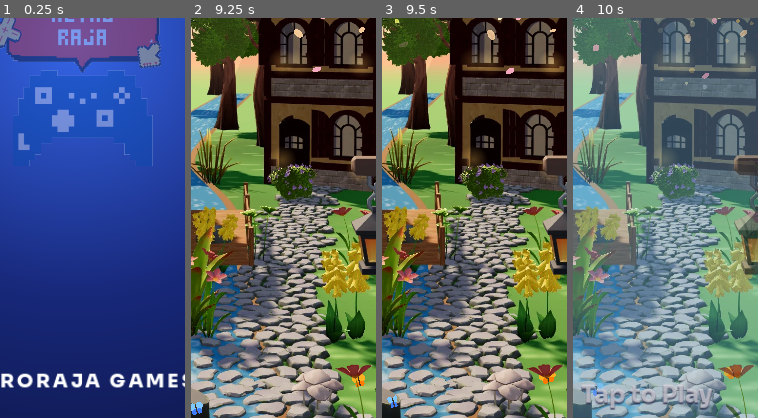
Above: before the commit, frames 1-4 (left to right).
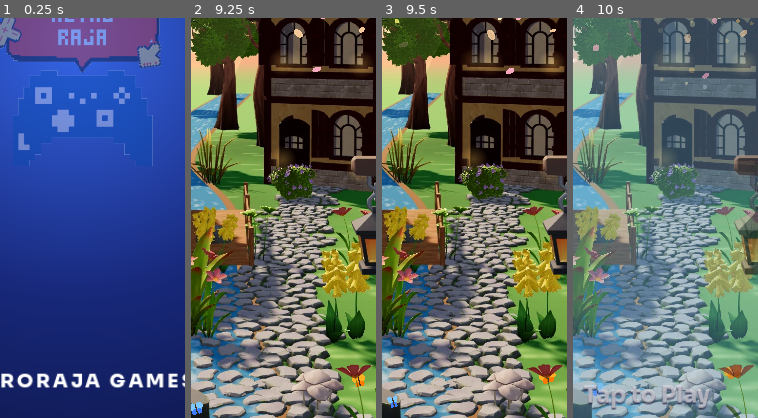
Above: after the commit, the same moments.

Repository: Retroraja/Crackers-Match
Game: Godot game, scene res://app.tscn
Two runs of this game, one before a commit and one after it. Both use one fixed random seed, a clock stepped at 60 frames per second and the inputs below.
Inputs (mouse positions are % of the whole screen's width and height, from its top left):
- Up to frame 1 (0.25 s): no input
- Up to frame 2 (9.25 s): move the mouse to (72, 45) at 0.52 s; click (72, 45) at 0.67 s; drag from (30, 55) to (45, 70) at 1.27 s; tap Enter at 2 s; move the mouse to (60, 28) at 2.02 s; click (60, 28) at 2.17 s; drag from (45, 70) to (20, 35) at 2.77 s; move the mouse to (80, 65) at 3.52 s; click (80, 65) at 3.67 s; drag from (20, 35) to (35, 25) at 4.27 s; move the mouse to (55, 50) at 5.02 s; click (55, 50) at 5.17 s; drag from (35, 25) to (30, 55) at 5.77 s; move the mouse to (72, 45) at 6.52 s; click (72, 45) at 6.67 s; drag from (30, 55) to (45, 70) at 7.27 s; move the mouse to (60, 28) at 8.02 s; click (60, 28) at 8.17 s; drag from (45, 70) to (20, 35) at 8.77 s
- Up to frame 3 (9.5 s): no input
- Up to frame 4 (10 s): move the mouse to (80, 65) at 9.52 s; click (80, 65) at 9.67 s
The pictures show only the part of the screen within x 30-80%, y 39-89%; the shares and areas given below are measured in that part.

Frames 1-3 are identical in both runs. In frame 4, 0.8% of the frame differs, in the area x 4-76%, y 91-98%.

Commit message:
WIP: pack SVGs in APK (hand, locks), Tap to Play blinks, booster order, grey locked boosters, new Golden Matchbox card (unchecked) [skip ci]
Co-Authored-By: Claude Opus 5.5 <noreply@anthropic.com>
Claude-Session: https://claude.ai/code/session_01JoFRX2jxjs8urZMTsPNHow

Diff:
--- a/godot/scripts/app/app_fx.gd
+++ b/godot/scripts/app/app_fx.gd
@@ -169,6 +169,30 @@
 
 
 # ---------------------------------------------------------------- small fireworks (winBurst / winFx)
+# slowly turning light rays (sunburst) behind an icon
+class Rays extends Control:
+	var n := 12
+	var col := Color(1, 0.85, 0.4, 0.5)
+	var spin := 0.5
+	var a := 0.0
+	func _init() -> void:
+		mouse_filter = Control.MOUSE_FILTER_IGNORE
+		var m := CanvasItemMaterial.new()
+		m.blend_mode = CanvasItemMaterial.BLEND_MODE_ADD
+		material = m
+	func _process(dt: float) -> void:
+		a += dt * spin
+		queue_redraw()
+	func _draw() -> void:
+		var c := size / 2
+		var r := minf(size.x, size.y) / 2
+		for i in n:
+			var t := a + TAU * i / n
+			var w := PI / n * 0.55
+			draw_colored_polygon(PackedVector2Array([c, c + Vector2(cos(t - w), sin(t - w)) * r, c + Vector2(cos(t + w), sin(t + w)) * r]),
+				col, PackedVector2Array(), null)
+		draw_circle(c, r * 0.42, Color(col.r, col.g, col.b, col.a * 0.5))
+
 # win screen: the man shows only above the line y = top and inside the ring (web winguy mask)
 class RingMask extends Control:
 	var top := 430.0
--- a/godot/scripts/app/cm_app.gd
+++ b/godot/scripts/app/cm_app.gd
@@ -13,7 +13,7 @@
 const LBL := {"matchbox": "Colour Matchbox", "rocket": "Rocket", "flowerpot": "Flowerpot", "chakra": "Ground Chakra", " …(187 unchanged characters)…
 const PRICE := {"matchbox": 600, "rocket": 100, "flowerpot": 900, "sparkler": 700, "chakra": 200, "rail": 1400, "skyshot": 1600, "wala": 1300, "atom": 300, "hammer": 500, "seven": 1800, "snake": 1100}
 const UNL := {"hammer": 5, "sparkler": 10, "flowerpot": 15, "skyshot": 20, "snake": 25, "rail": 30, "wala": 35, "seven": 40}
-const SB := ["rocket", "chakra", "atom", "matchbox"]
+const SB := ["rocket", "matchbox", "chakra", "atom"]   # in unlock order (Lv 2, 3, 5, 8)
 const SBU := {"rocket": 2, "matchbox": 3, "chakra": 5, "atom": 8}
 const PACK := {"rocket": 900, "chakra": 1200, "atom": 1500, "matchbox": 1900}
 const SBD := {"rocket": "Start the level with a Rocket on the board!", "chakra": "Start the level with a Ground Chakra on the board!", "atom": "Start the level with a Bomb on the board!", "matchbox": "Start the level with a Colour Matchbox on the board!"}
@@ -931,6 +931,7 @@
 		if locked(k):
 			c = sub(G, 57, sl)
 			set_t(c.get_child(c.get_child_count() - 1), "Lv %d" % UNL[k])
+			_grey_locked(c, kid(c, "img"), kid(c, "i"))
 		else:
 			c = sub(G, 54, sl)
 			var pr: Control = c.get_child(c.get_child_count() - 1)
@@ -1189,10 +1190,10 @@
 			open_modal(L.root, false)
 			_card_closed())
 		tap(L.node("lPlay"), _card_play)
-		# 30px taller card: room for the wide Golden Matchbox slot under the boosters
+		# 52px taller card: room (and air above) for the wide Golden Matchbox slot under the boosters
 		for ix in [2, 3, 4, 5]:
-			resize_box(L.nodes[ix], L.nodes[ix].size + Vector2(0, 30))
-		L.node("lPlay").position.y += 30
+			resize_box(L.nodes[ix], L.nodes[ix].size + Vector2(0, 52))
+		L.node("lPlay").position.y += 52
 		tap(L.node("lAd"), _card_ad)
 		ad_pad(L.node("lAd"))
 	# lose / failed / win / bonus end are full screens
@@ -1658,6 +1659,18 @@
 			for dx in [-7, 7, -4, 0]:
 				tw.tween_property(hang, "position:x", x0 + dx, 0.095))
 
+# a locked booster: its cracker shows in clear grey, a small gold lock sits in the top-left corner
+func _grey_locked(c: Control, im: Control, lk: Control) -> void:
+	if im:
+		var it := img_of(im)
+		if it:
+			WebLayout.apply_filter(it, "grayscale(1) brightness(1.05)")
+		im.modulate.a = 0.9
+	if lk:
+		lk.scale = Vector2.ONE * 0.62
+		lk.pivot_offset = Vector2.ZERO
+		lk.position = Vector2(3, 3)
+
 func sb_locked(k: String) -> bool:
 	return int(S.lv) < SBU[k]
 
@@ -1697,14 +1710,12 @@
 			if kid(em, "img"):
 				kid(em, "img").visible = false
 			set_bg(em, Color("#D92B3A"))
-			var im: Control = kid(c, "img")
-			var it := img_of(im)
-			if it:
-				WebLayout.apply_filter(it, "grayscale(1) brightness(.55)")
-			im.modulate.a = 0.8
 			var lk := sub(G, 59, c)
-			lk.position = Vector2(33 - 17, 66 * 0.44 - 17)
-			tap(c, func(): sfx.play("nope"))
+			_grey_locked(c, kid(c, "img"), lk)
+			var kl := k
+			tap(c, func():
+				sfx.play("nope")
+				toast28("%s unlocks at Level %d" % [LBL[kl], SBU[kl]]))
 		elif n > 0:
 			c = sub(C, t_have, lb)
 			set_t(kid(c, "b"), str(n))
@@ -1739,7 +1750,7 @@
 			c.scale = Vector2.ONE * 0.86
 			create_tween().tween_property(c, "scale", Vector2.ONE, 0.25).set_trans(Tween.TRANS_BACK).set_ease(Tween.EASE_OUT)
 	# golden matchbox, locked until level 100: its own wide, shiny slot so it is noticed
-	var gold := _gold_slot(lb, first, Vector2(1, 80))
+	var gold := _gold_slot(lb, first, Vector2(1, 96))
 	tap(gold, func():
 		sfx.play("nope")
 		toast28("The Golden Matchbox unlocks at Level 100!"))
@@ -1747,96 +1758,112 @@
 	a.visible = not sb_locked("rocket") and S.ads.get("card", "") != today()
 
 func _gold_slot(parent: Control, pop: bool, at: Vector2) -> Control:
+	# Golden Matchbox, locked until Lv 100: a dark royal card with a gold frame, turning light rays behind the
+	# matchbox, a "LEGENDARY" tag, a shine sweep and twinkles, so it stands apart from the cream card.
 	var W := 298.0
-	var H := 58.0
+	var H := 66.0
 	var root := Control.new()
 	root.size = Vector2(W, H)
 	root.position = at
 	parent.add_child(root)
-	# soft gold glow behind, breathing
 	var glow := TextureRect.new()
-	glow.texture = AppFx.grad_tex([0.0, 0.6, 1.0], [Color(1, 0.85, 0.3, 0.75), Color(1, 0.7, 0.1, 0.25), Color(1, 0.6, 0, 0)], true)
+	glow.texture = AppFx.grad_tex([0.0, 0.6, 1.0], [Color(1, 0.8, 0.25, 0.7), Color(1, 0.6, 0.1, 0.22), Color(1, 0.5, 0, 0)], true)
 	glow.expand_mode = TextureRect.EXPAND_IGNORE_SIZE
 	glow.stretch_mode = TextureRect.STRETCH_SCALE
-	glow.size = Vector2(W + 60, H + 46)
-	glow.position = Vector2(-30, -23)
+	glow.size = Vector2(W + 70, H + 56)
+	glow.position = Vector2(-35, -28)
 	glow.mouse_filter = Control.MOUSE_FILTER_IGNORE
 	root.add_child(glow)
 	var gt := glow.create_tween().set_loops()
-	gt.tween_property(glow, "modulate:a", 0.45, 0.9).set_trans(Tween.TRANS_SINE)
+	gt.tween_property(glow, "modulate:a", 0.4, 0.9).set_trans(Tween.TRANS_SINE)
 	gt.tween_property(glow, "modulate:a", 1.0, 0.9).set_trans(Tween.TRANS_SINE)
-	var bx := WebLayout.box({"bg": [UISkin.lin([[0, "#FFF7C9"], [0.35, "#FFD84A"], [0.7, "#F5A623"], [1, "#D98200"]])], "rad": [20, 20, 20, 20],
-		"bw": [3, 3, 3, 3], "bcol": UISkin.rgba("#7A3B00"), "sh": [UISkin.sh(0, -4, 0, "#B86200", true), UISkin.sh(0, 4, 0, "#5A2A00"), UISkin.sh(0, 0, 14, "#FFD84A")]}, Vector2(W, H))
+	var bx := WebLayout.box({"bg": [UISkin.lin([[0, "#5A1468"], [0.55, "#3A0B4A"], [1, "#22062E"]])], "rad": [18, 18, 18, 18],
+		"bw": [3, 3, 3, 3], "bcol": UISkin.rgba("#FFD23F"), "sh": [UISkin.sh(0, 0, 0, "#8A5A00", false), UISkin.sh(0, 4, 0, "#2A0A12"), UISkin.sh(0, 0, 16, "#FFC83F")]}, Vector2(W, H))
 	bx.mouse_filter = Control.MOUSE_FILTER_IGNORE
 	root.add_child(bx)
-	# shine sweeping across
 	var clip := Control.new()
 	clip.clip_contents = true
-	clip.size = Vector2(W - 8, H - 8)
-	clip.position = Vector2(4, 4)
+	clip.size = Vector2(W - 6, H - 6)
+	clip.position = Vector2(3, 3)
 	clip.mouse_filter = Control.MOUSE_FILTER_IGNORE
 	root.add_child(clip)
+	var rays := AppFx.Rays.new()
+	rays.size = Vector2(120, 120)
+	rays.position = Vector2(-22, -30)
+	rays.col = Color(1, 0.78, 0.3, 0.32)
+	clip.add_child(rays)
 	var shine := TextureRect.new()
-	shine.texture = AppFx.grad_tex([0.0, 0.5, 1.0], [Color(1, 1, 1, 0), Color(1, 1, 1, 0.75), Color(1, 1, 1, 0)], false, Vector2(0, 0.5), Vector2(1, 0.5))
+	shine.texture = AppFx.grad_tex([0.0, 0.5, 1.0], [Color(1, 1, 1, 0), Color(1, 0.95, 0.8, 0.5), Color(1, 1, 1, 0)], false, Vector2(0, 0.5), Vector2(1, 0.5))
 	shine.expand_mode = TextureRect.EXPAND_IGNORE_SIZE
-	shine.size = Vector2(44, H * 1.8)
+	shine.size = Vector2(40, H * 1.9)
 	shine.rotation = 0.35
-	shine.position = Vector2(-80, -H * 0.4)
+	shine.position = Vector2(-80, -H * 0.45)
 	shine.mouse_filter = Control.MOUSE_FILTER_IGNORE
 	clip.add_child(shine)
 	var st := shine.create_tween().set_loops()
-	st.tween_property(shine, "position:x", W + 40, 0.9).set_trans(Tween.TRANS_SINE).set_ease(Tween.EASE_IN_OUT)
-	st.tween_interval(1.4)
+	st.tween_property(shine, "position:x", W + 40, 1.0).set_trans(Tween.TRANS_SINE).set_ease(Tween.EASE_IN_OUT)
+	st.tween_interval(1.6)
 	st.tween_callback(func(): shine.position.x = -80)
-	# the golden matchbox, gently bobbing
 	var ic := TextureRect.new()
 	ic.texture = WebLayout.tex("crk:b14")
 	ic.expand_mode = TextureRect.EXPAND_IGNORE_SIZE
 	ic.stretch_mode = TextureRect.STRETCH_KEEP_ASPECT_CENTERED
-	ic.size = Vector2(54, 54)
-	ic.position = Vector2(8, 2)
-	ic.pivot_offset = Vector2(28, 28)
+	ic.size = Vector2(60, 60)
+	ic.position = Vector2(8, 3)
+	ic.pivot_offset = Vector2(30, 30)
 	ic.mouse_filter = Control.MOUSE_FILTER_IGNORE
 	root.add_child(ic)
 	var it := ic.create_tween().set_loops()
-	it.tween_property(ic, "rotation", 0.12, 0.8).set_trans(Tween.TRANS_SINE)
-	it.tween_property(ic, "rotation", -0.12, 0.8).set_trans(Tween.TRANS_SINE)
-	# twinkles
-	for p in [Vector2(56, 4), Vector2(10, 40), Vector2(W - 30, 6)]:
+	it.tween_property(ic, "scale", Vector2.ONE * 1.08, 0.8).set_trans(Tween.TRANS_SINE)
+	it.tween_property(ic, "scale", Vector2.ONE, 0.8).set_trans(Tween.TRANS_SINE)
+	for p in [Vector2(58, 2), Vector2(4, 46), Vector2(W - 22, 40), Vector2(W - 64, 4)]:
 		var tw := Label.new()
-		tw.text = "✦"
+		tw.text = "\u2726"
 		var ls := LabelSettings.new()
-		ls.font_size = 14
-		ls.font_color = Color(1, 1, 1)
+		ls.font_size = 13
+		ls.font_color = Color(1, 0.92, 0.6)
 		tw.label_settings = ls
 		tw.position = p
+		tw.pivot_offset = Vector2(6, 9)
 		tw.mouse_filter = Control.MOUSE_FILTER_IGNORE
 		root.add_child(tw)
-		tw.pivot_offset = Vector2(6, 9)
 		var t2 := tw.create_tween().set_loops()
-		t2.tween_interval(randf() * 0.8)
-		t2.tween_property(tw, "scale", Vector2.ONE * 1.4, 0.4)
+		t2.tween_interval(randf() * 0.9)
+		t2.tween_property(tw, "scale", Vector2.ONE * 1.5, 0.45)
 		t2.tween_property(tw, "scale", Vector2.ONE * 0.3, 0.6)
 	var t := Label.new()
 	t.text = "Golden Matchbox"
 	var tl := LabelSettings.new()
 	tl.font = WebLayout.font("TitanOne")
 	tl.font_size = 21
-	tl.font_color = Color("#6B2A00")
-	tl.outline_size = 5
-	tl.outline_color = Color("#FFF6D0")
+	tl.font_color = Color("#FFD23F")
+	tl.outline_size = 6
+	tl.outline_color = Color("#5A2A00")
 	t.label_settings = tl
-	t.position = Vector2(72, 3)
+	t.position = Vector2(76, 6)
 	t.mouse_filter = Control.MOUSE_FILTER_IGNORE
 	root.add_child(t)
-	var pill := AppFx.badge("Unlocks at Level 100", Color("#C8102E"), Vector2(170, 22), WebLayout.font("Sora-700"), 12, 11, 2)
-	pill.position = Vector2(96, 31)
-	pill.mouse_filter = Control.MOUSE_FILTER_IGNORE
-	root.add_child(pill)
+	var sub_l := Label.new()
+	sub_l.text = "Legendary cracker  \u00b7  Level 100"
+	var sl := LabelSettings.new()
+	sl.font = WebLayout.font("Sora-700")
+	sl.font_size = 11
+	sl.font_color = Color(1, 0.93, 0.8, 0.9)
+	sub_l.label_settings = sl
+	sub_l.position = Vector2(98, 38)
+	sub_l.mouse_filter = Control.MOUSE_FILTER_IGNORE
+	root.add_child(sub_l)
 	var lk := sub(G, 59, root)
-	lk.scale = Vector2.ONE * 0.62
-	lk.position = Vector2(74, 29)
+	lk.scale = Vector2.ONE * 0.55
+	lk.pivot_offset = Vector2.ZERO
+	lk.position = Vector2(77, 36)
 	lk.mouse_filter = Control.MOUSE_FILTER_IGNORE
+	# LEGENDARY tag on the corner
+	var tag := AppFx.badge("LEGENDARY", Color("#E8123C"), Vector2(78, 18), WebLayout.font("Sora-800"), 9, 9, 2)
+	tag.position = Vector2(W - 70, -9)
+	tag.rotation = 0.08
+	tag.mouse_filter = Control.MOUSE_FILTER_IGNORE
+	root.add_child(tag)
 	if pop:
 		Anim.play(root, "pin2", 0.4, 0.2, "cubic-bezier(.3,1.6,.5,1)")
 	return root
--- a/godot/scripts/app/title.gd
+++ b/godot/scripts/app/title.gd
@@ -96,9 +96,21 @@
 		get_tree().create_timer(0.9).timeout.connect(_show_tap))
 
 func _show_tap() -> void:
+	# "Tap to Play" stays and blinks (with a soft pulse) until the player taps.
+	# (Anim's st_tap kept the hidden opacity it captured, so the prompt vanished.)
 	var tp: Control = LT.nodes[16]
-	create_tween().tween_property(tp, "modulate:a", 1.0, 0.5)
-	Anim.play(tp, "st_tap", 1.6, 0.0, "ease-in-out", -1)
+	Anim.stop(tp)
+	tp.remove_meta("base")
+	tp.pivot_offset = tp.size / 2.0
+	tp.modulate.a = 0.0
+	var t := create_tween()
+	t.tween_property(tp, "modulate:a", 1.0, 0.5)
+	t.tween_callback(func():
+		var b := tp.create_tween().set_loops().set_trans(Tween.TRANS_SINE).set_ease(Tween.EASE_IN_OUT)
+		b.tween_property(tp, "modulate:a", 0.3, 0.6)
+		b.parallel().tween_property(tp, "scale", Vector2.ONE * 1.06, 0.6)
+		b.tween_property(tp, "modulate:a", 1.0, 0.6)
+		b.parallel().tween_property(tp, "scale", Vector2.ONE, 0.6))
 	busyT = false
 
 func _side_rockets() -> void:
Not shown, changed: godot/export_presets.cfg
